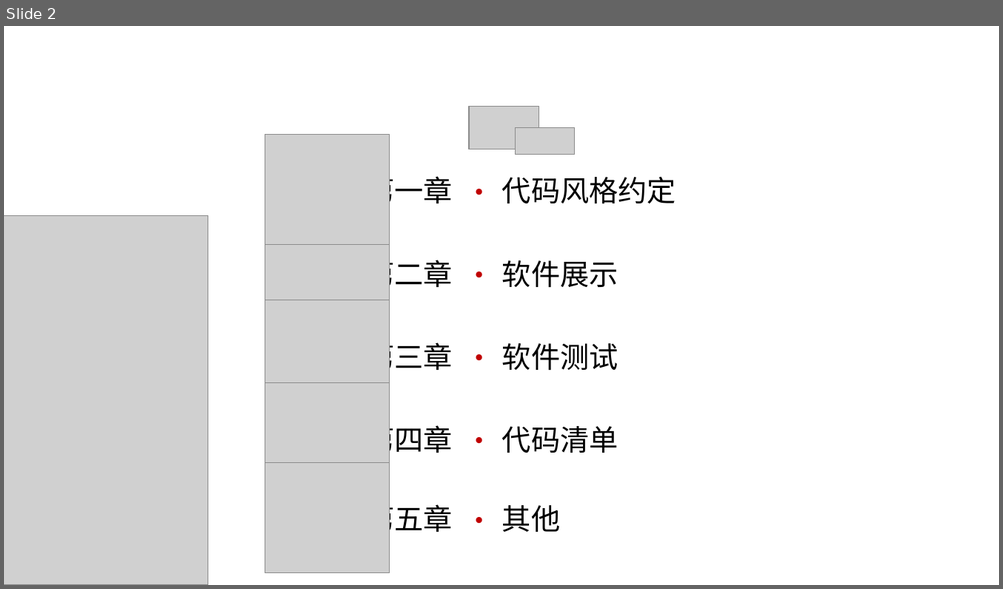
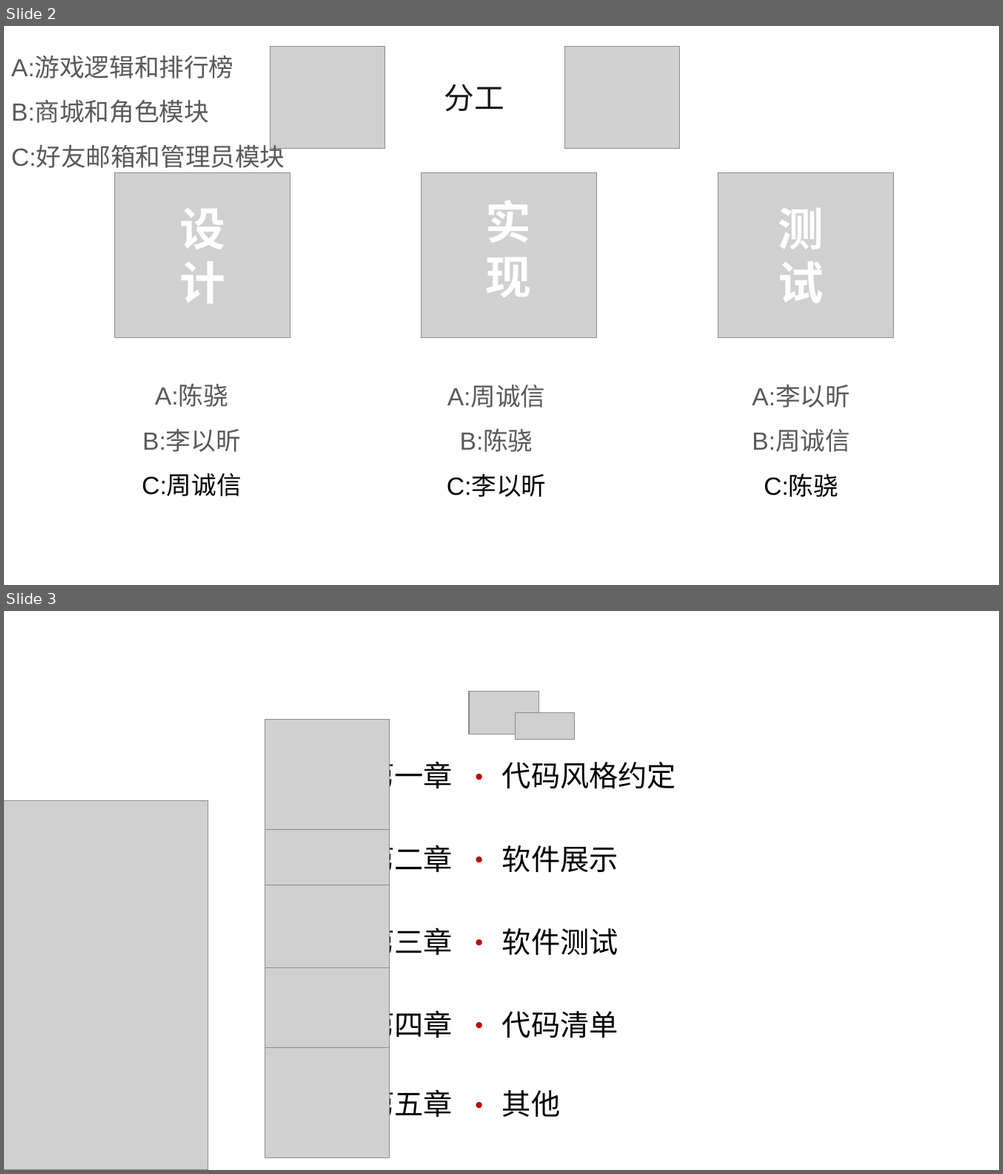
Before and after one commit to diligentsun/new-flappy-bird, a slide deck: 项目实现/项目实现PPT.pptx. Shown one above the other, each under a label of ours: slide 2 before the commit, slides 2 and 3 after it. The pictures are 1003x589 and 1003x1174 pixels, drawn with LibreOffice and Linux fonts; fonts in the diff are those of the drawing; grey boxes stand for pictures; background and template pictures are left out. Boxes give left, top, right and bottom in pixels: in the first picture for what was removed or moved away, otherwise in the second. Text is boxed around its words. In the diff, an @@ line names an element or a change of style, - is before the commit and + after.

```diff
--- a/项目实现/项目实现PPT.pptx
+++ b/项目实现/项目实现PPT.pptx
@@ slide 2 added at (4,26,999,585), background #FFFFFF @@
@@ picture added at (270,47,384,149) @@
@@ picture added at (564,47,679,149) @@
@@ text added at (11,56,285,168), 24 pt, text #595959 @@
+A:游戏逻辑和排行榜
+B:商城和角色模块
+C:好友邮箱和管理员模块
@@ text added at (444,84,504,112), 29 pt, text #181717 @@
+分工
@@ group added at (115,173,893,338): 3 pictures, 3 texts @@
+设计
+实现
+测试
@@ text added at (142,385,241,497), 24 pt, text #595959 @@
+A:陈骁
+B:李以昕
+C:周诚信
@@ text added at (447,386,546,497), 24 pt, text #595959 @@
+A:周诚信
+B:陈骁
+C:李以昕
@@ text added at (751,386,850,497), 24 pt, text #595959 @@
+A:李以昕
+B:周诚信
+C:陈骁
@@ what was slide 2 is now slide 3 @@
```
Also in this commit, not shown: 4 slides changed.
